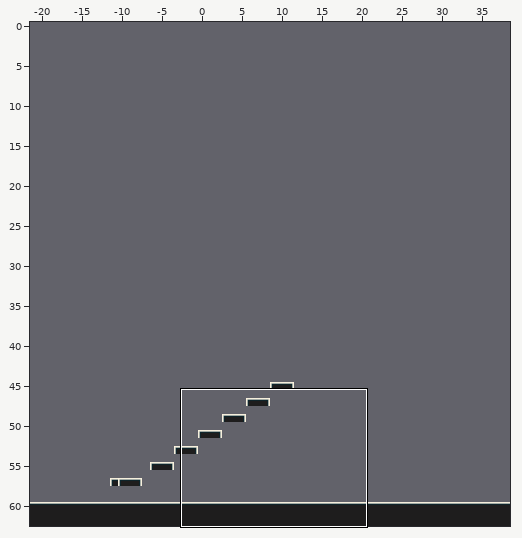
Two versions of a level (Tiled map, Game/Maps/test2.tmx). The first picture is a wide view before the edit; the outline marks the close-up.
Close-up. As it was:
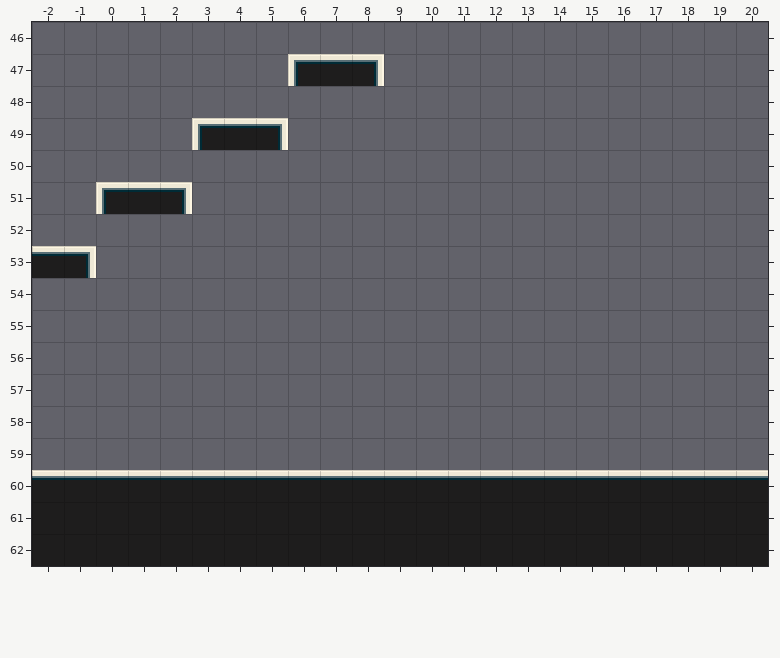
Cells are 32x32 px. Shown: x -2..20, y 46..62. The commit also changed other parts of the map, which this record leaves out. The old version is drawn lined up with the new one.
Once edited:
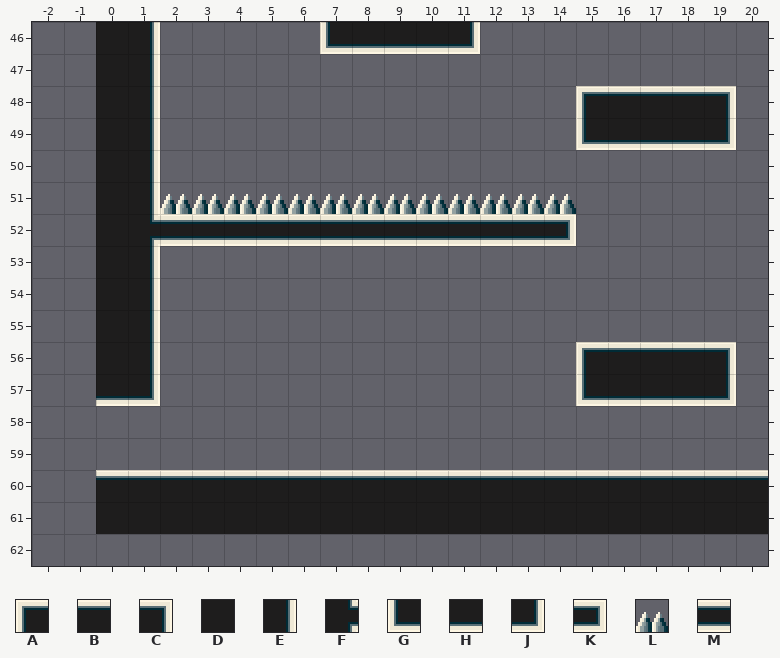
Key: from "32x32t": A 0, B 1, C 2, D 8, E 9, F 13, G 14, H 15, J 16, K 19, L 21, M 26.
_ is an empty cell, . an unchanged one.
What changed:
map size 60x34 -> 30x62 cells (old content now starts at -21,29; both pictures use the new coordinates)
--- layer "Tile Layer 1"
@@ x -2..19 @@
-46 ..._....._____........
-47 ..._....ABC...........
-48 ..._............._____
-49 ..._.ABC........._____
-50 ..._..................
-51 ..ABC____________.....
-52 ...______________.....
-53 BC._..................
-54 ..._..................
-55 ..._..................
-56 ..._............._____
-57 ..__............._____
+46 ...E.....GHHHJ........
+47 ...E....___...........
+48 ...E.............ABBBC
+49 ...E.___.........GHHHJ
+50 ...E..................
+51 .._ELLLLLLLLLLLLL.....
+52 ...FMMMMMMMMMMMMK.....
+53 __.E..................
+54 ...E..................
+55 ...E..................
+56 ...E.............ABBBC
+57 ..HJ.............GHHHJ
@@ x -2..-1 @@
-60 BB
+60 __
--- layer "back"
@@ x 0..0 @@
-46 _
-47 _
-48 _
-49 _
-50 _
-51 _
-52 _
-53 _
-54 _
-55 _
-56 _
+46 D
+47 D
+48 D
+49 D
+50 D
+51 D
+52 D
+53 D
+54 D
+55 D
+56 D
@@ x -2..20 @@
-61 DD.....................
-62 DDDDDDDDDDDDDDDDDDDDDDD
+61 __.....................
+62 _______________________
